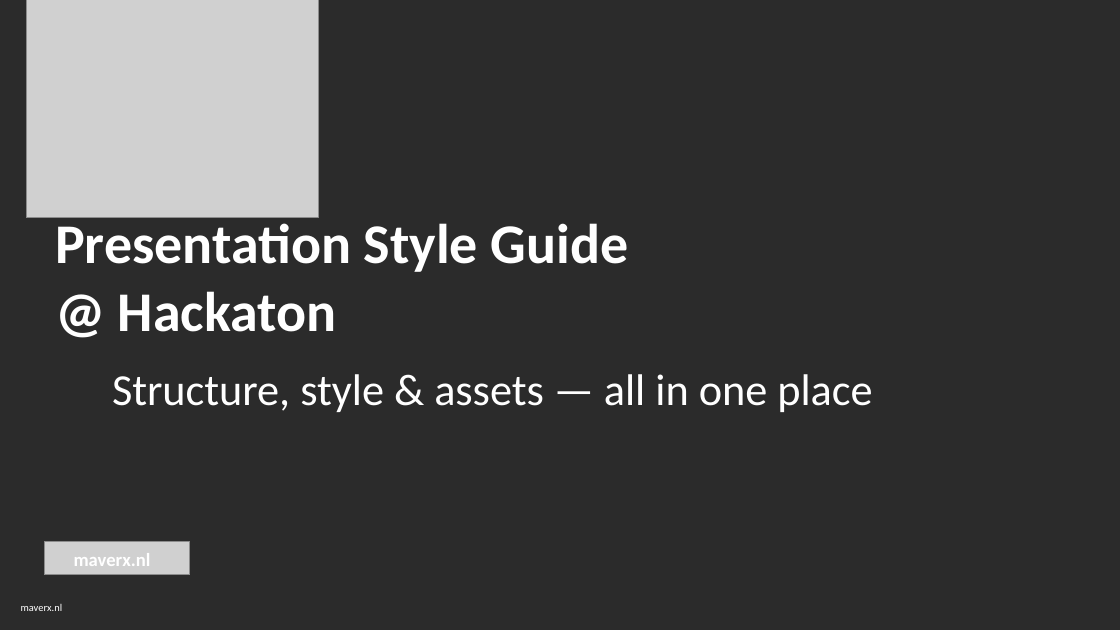
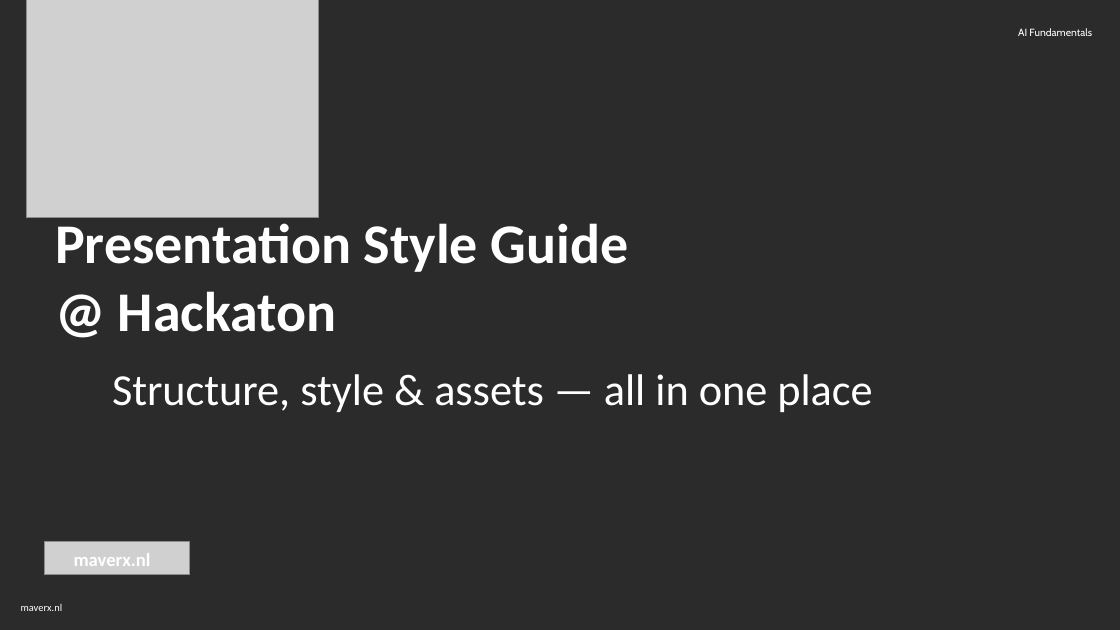
Before and after one commit to JustinWG/AIHackathon2026-PPT, a slide deck: slide 1 of master/Maverx - Presentation Style Guide for Hackaton.pptx. Drawn at 1120x630 pixels with LibreOffice and Linux fonts; fonts in the diff are those of the drawing; grey boxes stand for pictures; background and template pictures are left out; a plain dark background stands for a picture behind light text. Boxes give left, top, right and bottom in pixels: in the first picture for what was removed or moved away, otherwise in the second. Text is boxed around its words. In the diff, an @@ line names an element or a change of style, - is before the commit and + after.

```diff
--- a/master/Maverx - Presentation Style Guide for Hackaton.pptx
+++ b/master/Maverx - Presentation Style Guide for Hackaton.pptx
@@ text added at [1018,28,1092,36], 6.8 pt, text #FFFFFF @@
+AI Fundamentals
```
Also in this commit, not shown: 1 other slide changed, 3 other files.
